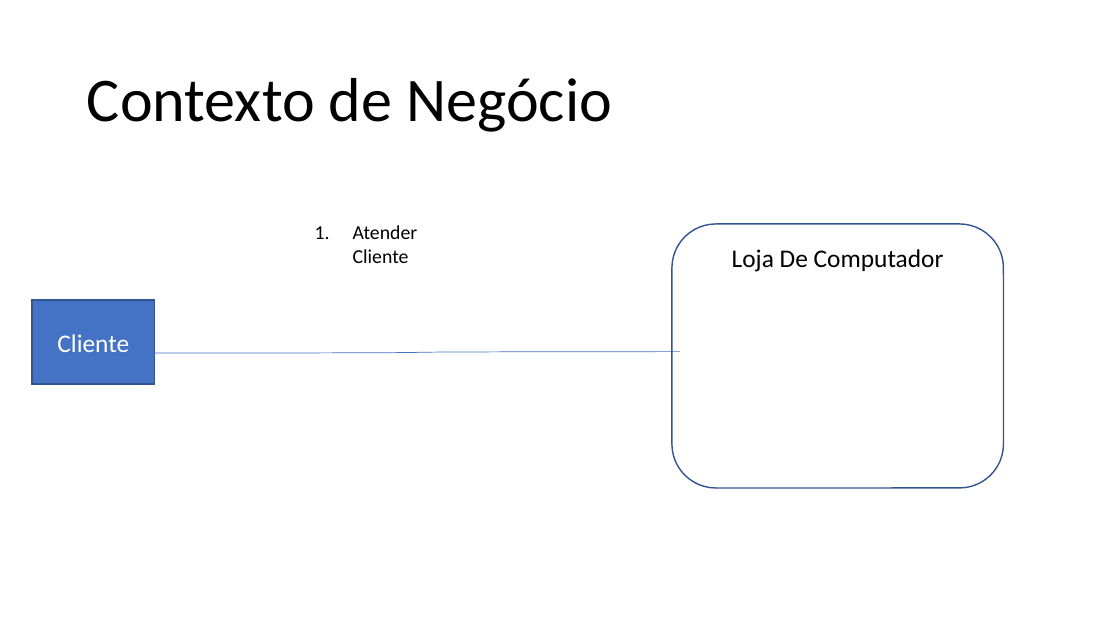
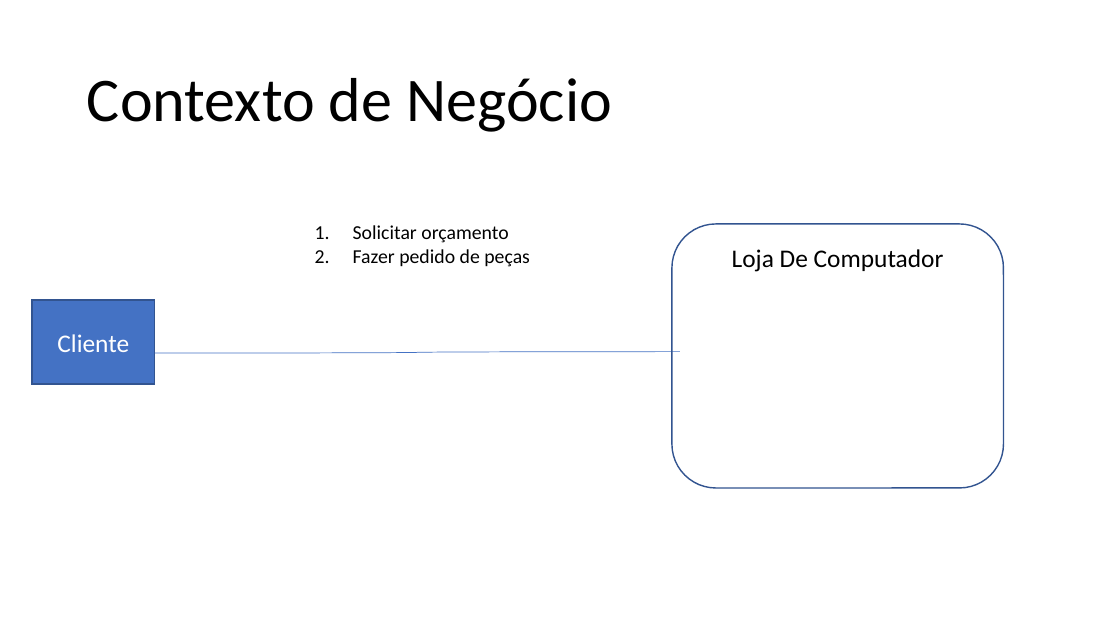
Before and after one commit to lmoraesImpacta/OPE, a slide deck: slide 1 of Artefatos/15-ArquiteturaDeNegocioParaCadaCenario.pptx. Drawn at 1120x630 pixels with LibreOffice and Linux fonts; fonts in the diff are those of the drawing. Boxes give left, top, right and bottom in pixels: in the first picture for what was removed or moved away, otherwise in the second. Text is boxed around its words. In the diff, an @@ line names an element or a change of style, - is before the commit and + after.

```diff
--- a/Artefatos/15-ArquiteturaDeNegocioParaCadaCenario.pptx
+++ b/Artefatos/15-ArquiteturaDeNegocioParaCadaCenario.pptx
@@ text at box(353, 225, 530, 267): text changed @@
-1. Atender Cliente
+1. Solicitar orçamento
+2. Fazer pedido de peças
```
Also in this commit, not shown: 2 other slides changed, 1 slide removed.
